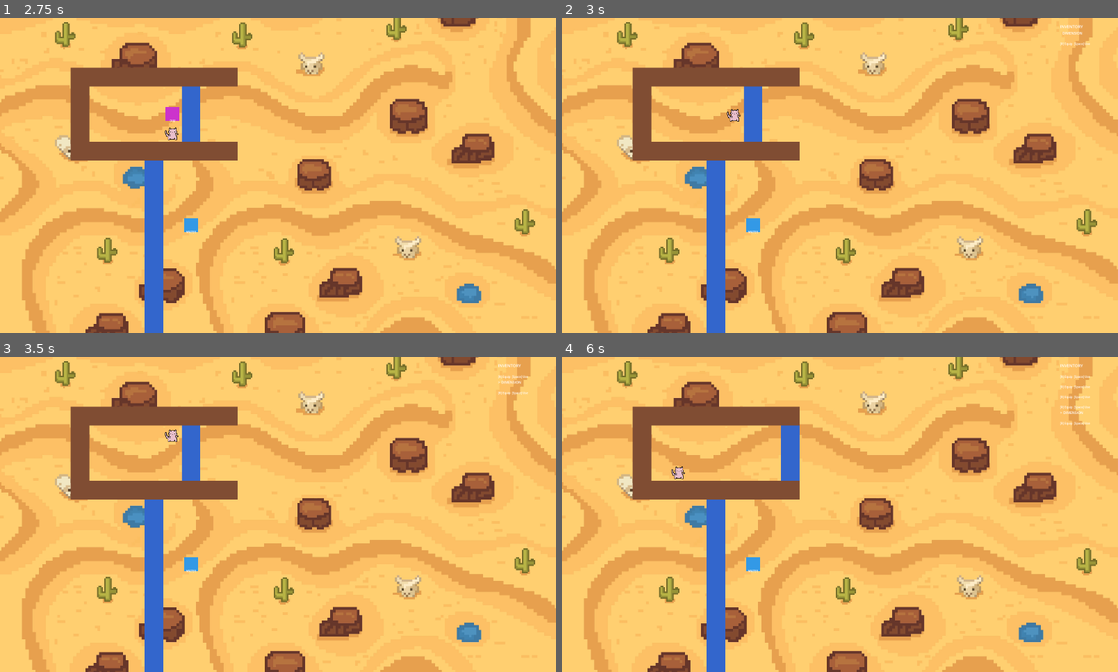
Above: before the commit, frames 1-4 (two rows, left to right).
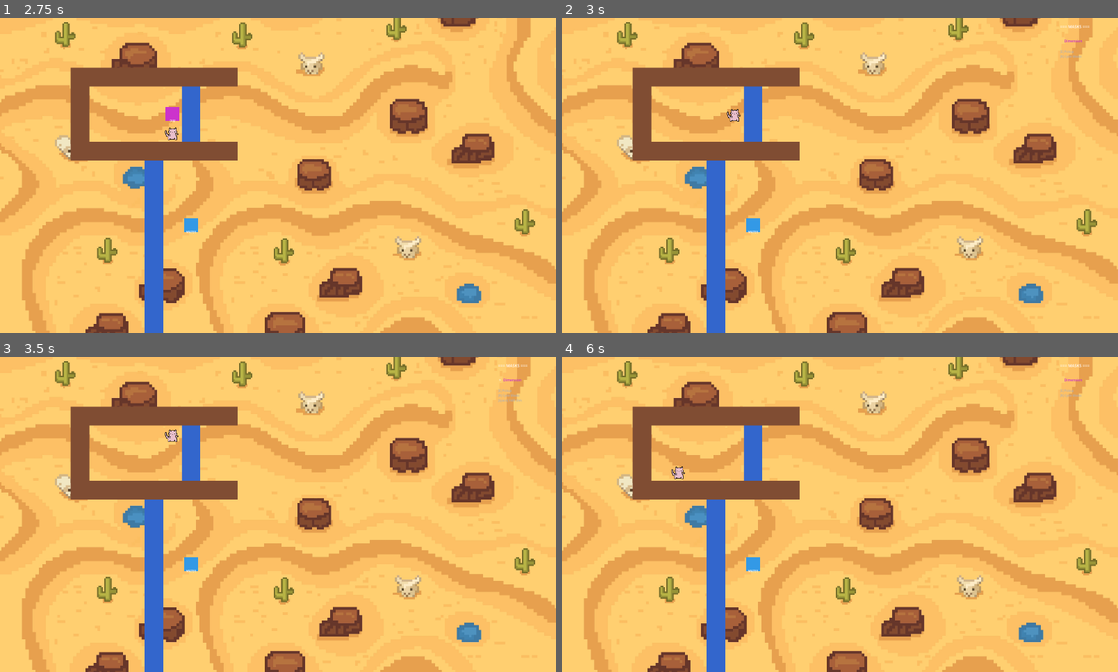
Above: after the commit, the same moments.

Repository: Lem0naise/damaskus
Game: Godot game, scene res://ingame.tscn
The game is run twice, just before and just after one commit, with the same random seed, the same clock (stepped at 60 frames per second) and the same inputs. This scene is started directly instead of the project's main scene.
Inputs:
- Up to frame 1 (2.75 s): tap Enter (ui_accept) at 0.5, 0.77, 1.52, 2 s; hold Right (ui_right) 0.53-1.28 s; tap R (equip_mask) at 0.6, 1.55, 2.1 s; tap E (pickup) at 0.8, 1.35, 2.3 s; hold Down (ui_down) 1.28-2.03 s; hold Right (ui_right) from 2.03 s (still down)
- Up to frame 2 (3 s): tap Enter (ui_accept) at 2.75 s; release Right (ui_right) at 2.78 s; hold Up (ui_up) from 2.78 s (still down); tap E (pickup) at 2.85 s
- Up to frame 3 (3.5 s): keep holding Up (ui_up); tap Enter (ui_accept) at 3.02 s; tap R (equip_mask) at 3.05 s
- Up to frame 4 (6 s): tap Enter (ui_accept) at 3.5, 3.77, 4.52, 5, 5.75 s; release Up (ui_up) at 3.53 s; hold Left (ui_left) 3.53-5.03 s; tap R (equip_mask) at 3.6, 4.55, 5.1 s; tap E (pickup) at 3.8, 4.35, 5.3, 5.85 s; hold Down (ui_down) 5.03-5.78 s; hold Right (ui_right) from 5.78 s (still down)

Frame 1 is identical in both runs. In frame 2, 0.1% of the frame differs, in the area x 89-95%, y 2-13%; in frame 3, 0.2%; in frame 4, 1.5%, in the area x 32-95%, y 2-40%.

Commit message:
Enhance inventory management: update mask cycling logic and improve UI display for masks

Diff:
--- a/scripts/entities/Player.gd
+++ b/scripts/entities/Player.gd
@@ -127,7 +127,7 @@
 					update_inventory_ui()
 				return
 
-# Cycle through equipped masks
+# Cycle through masks in inventory
 func cycle_equipped_mask():
 	if inventory.size() == 0:
 		print("No masks in inventory!")
@@ -136,14 +136,21 @@
 	# Find current mask index in inventory
 	var current_index = inventory.find(current_mask)
 
-	# Cycle to next mask in inventory
 	if current_index == -1:
-		# No mask equipped, equip first in inventory
+		# No mask equipped or current mask not in inventory, equip first
 		wear_mask(inventory[0])
+		print("Equipped ", MaskType.keys()[inventory[0]])
 	else:
-		# Cycle to next mask
-		var next_index = (current_index + 1) % inventory.size()
-		wear_mask(inventory[next_index])
+		# Move to next mask (or unequip if at the end)
+		var next_index = current_index + 1
+		if next_index >= inventory.size():
+			# End of list, unequip
+			remove_mask()
+			print("Unequipped mask")
+		else:
+			# Equip next mask
+			wear_mask(inventory[next_index])
+			print("Equipped ", MaskType.keys()[inventory[next_index]])
 
 # Update inventory UI
 func update_inventory_ui():
@@ -293,6 +300,7 @@
 func remove_mask():
 	current_mask = MaskType.NONE
 	update_mask_properties()
+	update_inventory_ui()
 
 func update_mask_properties():
 	properties.clear()
--- a/scripts/ui/InventoryUI.gd
+++ b/scripts/ui/InventoryUI.gd
@@ -8,17 +8,28 @@
 	inventory_container.position = Vector2(1720, 20)
 
 func update_inventory(inventory: Array, equipped_mask):
-	# Clear existing items
+	# Clear ALL existing children
 	for child in inventory_container.get_children():
-		if child is HBoxContainer:
-			child.queue_free()
+		child.queue_free()
 
 	# Add title
-	if inventory_container.get_child_count() == 0:
-		var title = Label.new()
-		title.text = "INVENTORY"
-		title.add_theme_font_size_override("font_size", 14)
-		inventory_container.add_child(title)
+	var title = Label.new()
+	title.text = "=== MASKS ==="
+	title.add_theme_font_size_override("font_size", 14)
+	inventory_container.add_child(title)
+
+	# Show empty state
+	if inventory.size() == 0:
+		var empty = Label.new()
+		empty.text = "\n(None collected)"
+		empty.add_theme_font_size_override("font_size", 11)
+		inventory_container.add_child(empty)
+		return
+
+	# Add spacer
+	var spacer = Label.new()
+	spacer.text = " "
+	inventory_container.add_child(spacer)
 
 	# Add each mask in inventory
 	for mask_type in inventory:
@@ -26,24 +37,32 @@
 
 		# Equipped indicator
 		var indicator = Label.new()
-		indicator.text = ">" if mask_type == equipped_mask else " "
+		indicator.text = " > " if mask_type == equipped_mask else "   "
 		indicator.add_theme_font_size_override("font_size", 12)
 		row.add_child(indicator)
 
-		# Mask name
+		# Mask name with color
 		var mask_label = Label.new()
-		mask_label.text = get_mask_name(mask_type)
+		mask_label.text = get_mask_display_name(mask_type)
 		mask_label.add_theme_font_size_override("font_size", 12)
+		mask_label.add_theme_color_override("font_color", get_mask_color(mask_type))
 		row.add_child(mask_label)
 
 		inventory_container.add_child(row)
 
 	# Add controls hint
-	if inventory.size() > 0:
-		var hint = Label.new()
-		hint.text = "\n[R] Equip  [Space] Use"
-		hint.add_theme_font_size_override("font_size", 10)
-		inventory_container.add_child(hint)
+	var hint = Label.new()
+	hint.text = "\n[E] Pickup"
+	hint.text += "\n[R] Cycle Masks"
+	if equipped_mask != 0:  # If something is equipped
+		var mask_name = get_mask_name(equipped_mask)
+		if mask_name == "DIMENSION":
+			hint.text += "\n[Space] Shift Dim"
+		elif mask_name == "WATER":
+			hint.text += "\n(Walk on water)"
+	hint.add_theme_font_size_override("font_size", 10)
+	hint.add_theme_color_override("font_color", Color(0.7, 0.7, 0.7, 1))
+	inventory_container.add_child(hint)
 
 func get_mask_name(mask_type) -> String:
 	match mask_type:
@@ -51,3 +70,15 @@
 		1: return "DIMENSION"
 		2: return "WATER"
 		_: return "UNKNOWN"
+
+func get_mask_display_name(mask_type) -> String:
+	match mask_type:
+		1: return "Dimension"
+		2: return "Water"
+		_: return "Unknown"
+
+func get_mask_color(mask_type) -> Color:
+	match mask_type:
+		1: return Color(0.8, 0.2, 0.8, 1)  # Purple for DIMENSION
+		2: return Color(0.2, 0.6, 0.9, 1)  # Blue for WATER
+		_: return Color(1, 1, 1, 1)
